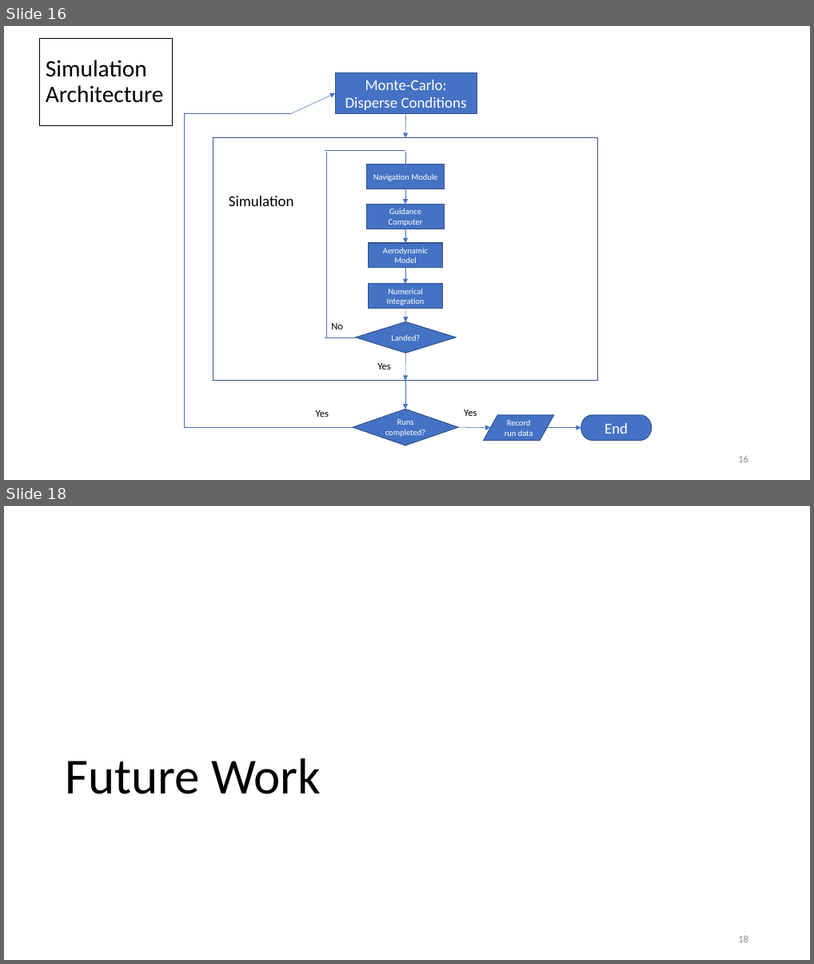
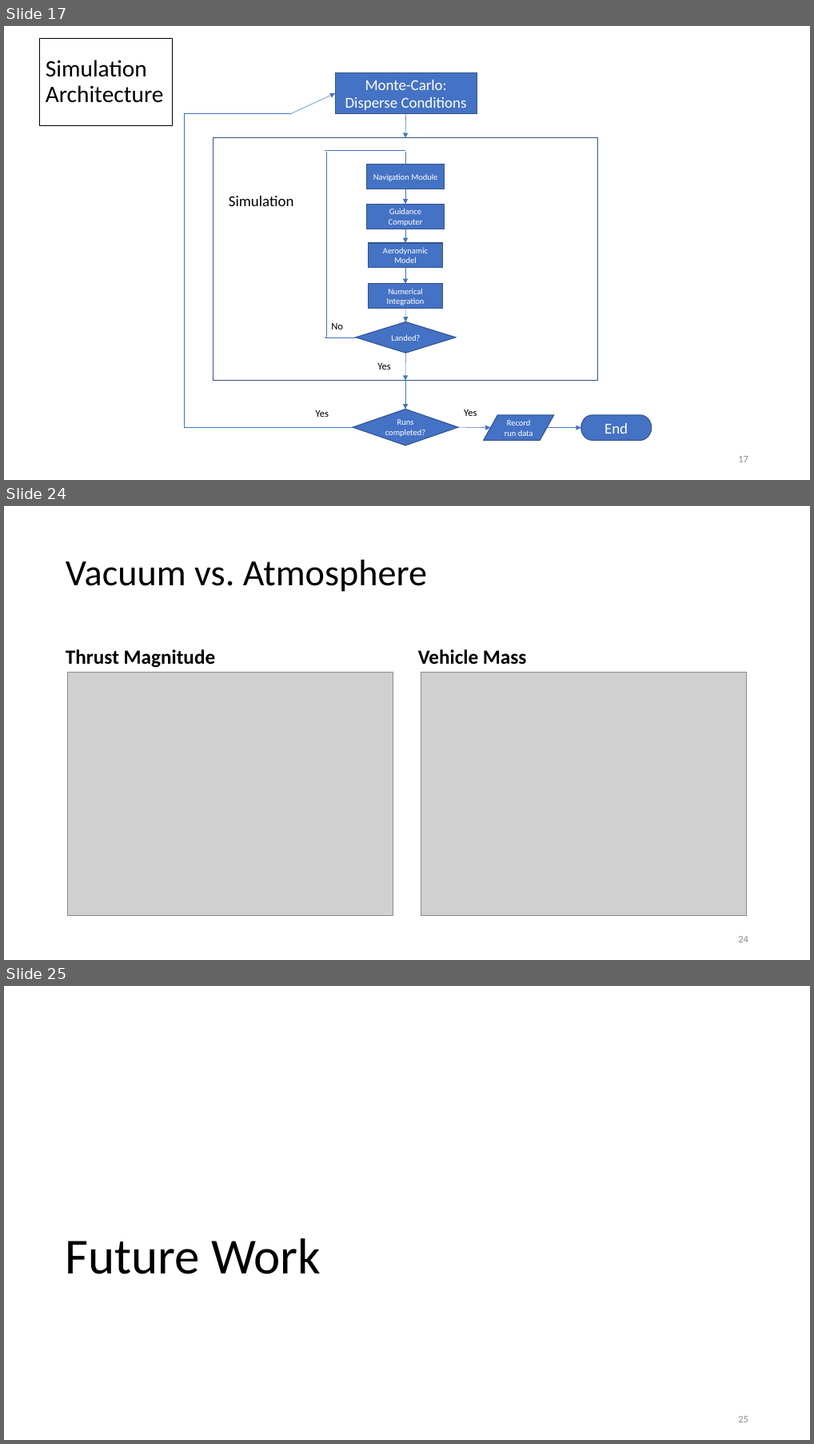
Before and after one commit to ldstrohl/Thesis, a slide deck: Written/Defense/Defense.pptx. Shown one above the other, each under a label of ours: slides 16 and 18 before the commit, slides 17, 24 and 25 after it; the slides between them are not shown. The pictures are 814x964 and 814x1444 pixels, drawn with LibreOffice and Linux fonts; fonts in the diff are those of the drawing; grey boxes stand for pictures. Boxes give left, top, right and bottom in pixels: in the first picture for what was removed or moved away, otherwise in the second. Text is boxed around its words. In the diff, an @@ line names an element or a change of style, - is before the commit and + after.

```diff
--- a/Written/Defense/Defense.pptx
+++ b/Written/Defense/Defense.pptx
@@ slide 24 added at (x1=4, y1=506, x2=810, y2=960), background #FFFFFF @@
@@ title added at (x1=66, y1=560, x2=427, y2=592), 44 pt, text #000000 @@
+Vacuum vs. Atmosphere
@@ text added at (x1=66, y1=649, x2=216, y2=668), 24 pt, text #000000, bold @@
+Thrust Magnitude
@@ text added at (x1=418, y1=649, x2=527, y2=664), 24 pt, text #000000, bold @@
+Vehicle Mass
@@ picture added at (x1=67, y1=672, x2=393, y2=916) @@
@@ picture added at (x1=421, y1=672, x2=746, y2=916) @@
@@ page number added at (x1=738, y1=936, x2=749, y2=942), 12 pt, text #8C8C8C @@
+24
@@ what was slide 16 is now slide 17 @@
@@ page number at (x1=738, y1=456, x2=749, y2=462): text changed @@
-16
+17
@@ what was slide 18 is now slide 25 @@
@@ page number at (x1=738, y1=1416, x2=749, y2=1422): text changed @@
-18
+25
```
Also in this commit, not shown: 1 slide changed, 6 other slides added, 1 other file.
